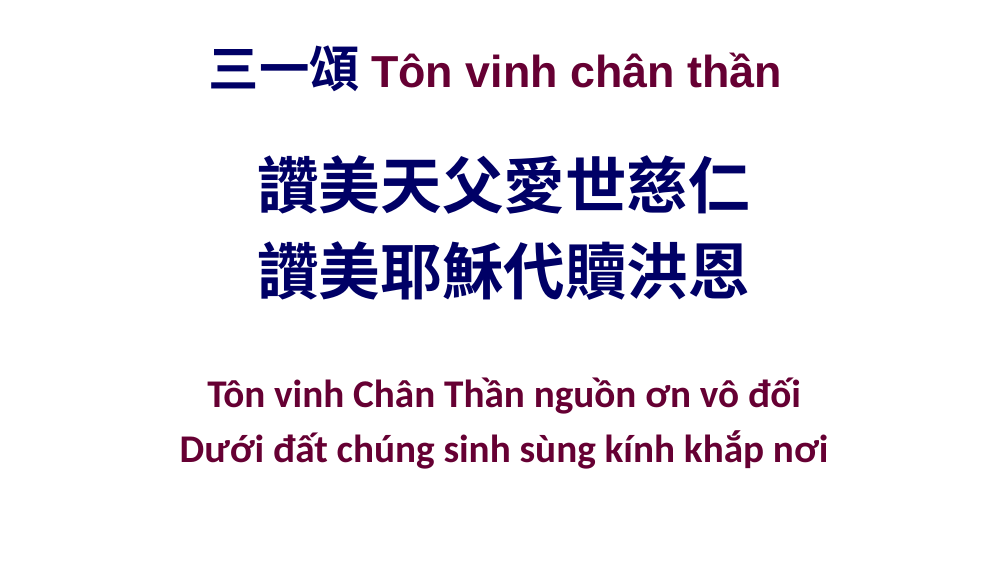
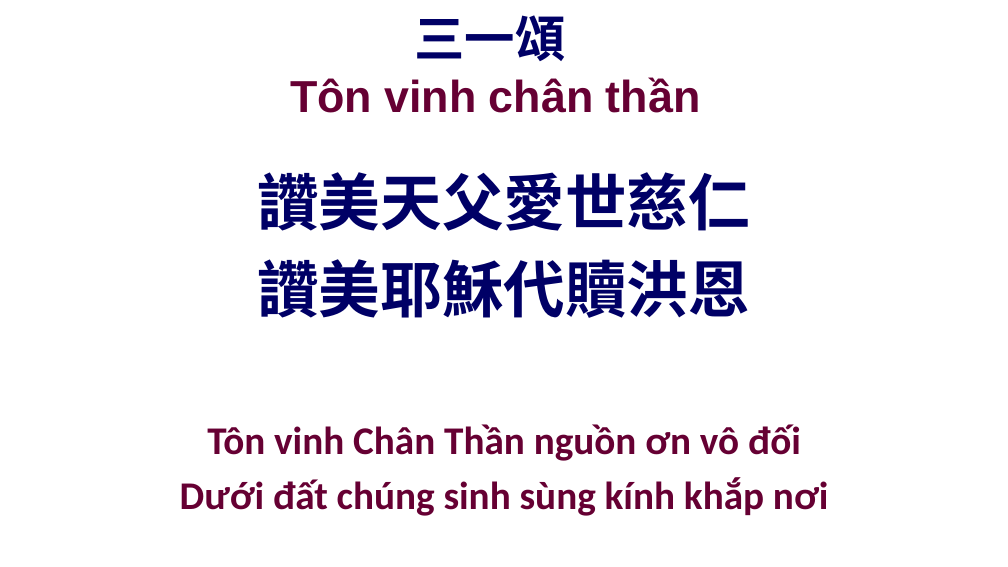
Before and after one commit to batisuoc/other-ppts, a slide deck: slide 19 of 聯合崇拜流程.pptx. Drawn at 1008x567 pixels with LibreOffice and Linux fonts; fonts in the diff are those of the drawing; background and template pictures are left out. Boxes give left, top, right and bottom in pixels: in the first picture for what was removed or moved away, otherwise in the second. Text is boxed around its words. In the diff, an @@ line names an element or a change of style, - is before the commit and + after.

```diff
--- a/聯合崇拜流程.pptx
+++ b/聯合崇拜流程.pptx
@@ title "三一頌 Tôn vinh chân thần" rewrapped from (209, 45, 781, 91) to (290, 15, 700, 113) @@
@@ text "讚美天父愛世慈仁" at (257, 172, 750, 318): vertical alignment top to middle @@
@@ text "Tôn vinh Chân Thần nguồn ..." at (180, 424, 828, 516): vertical alignment top to middle @@
```
Also in this commit, not shown: 17 other slides changed, 3 other files.
